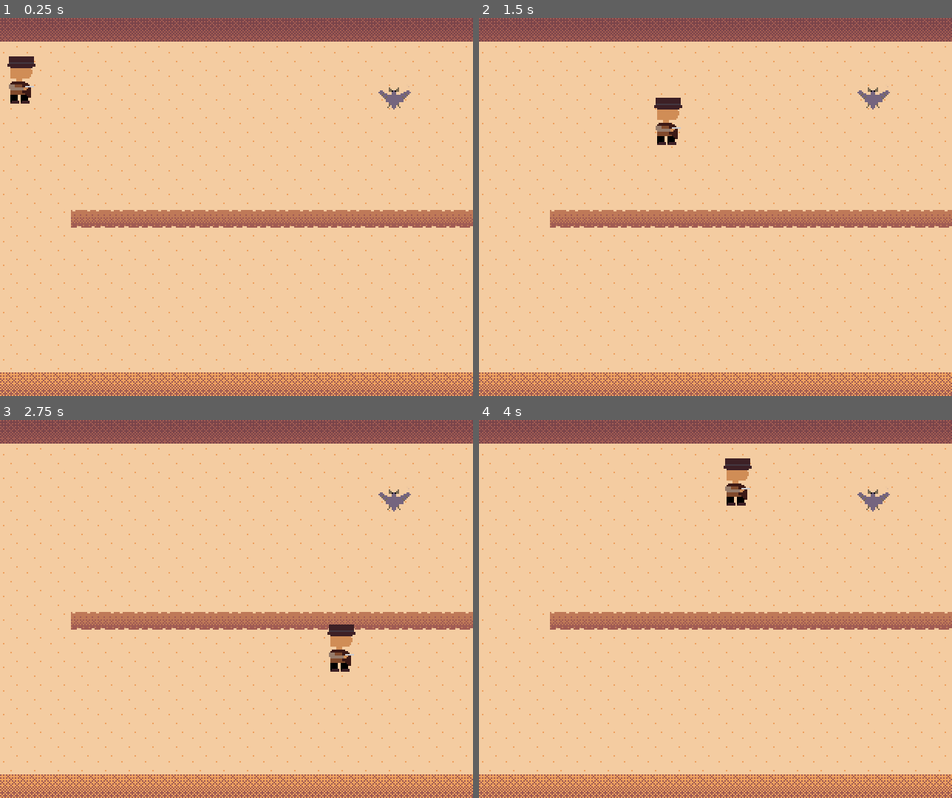
Above: before the commit, frames 1-4 (two rows, left to right).
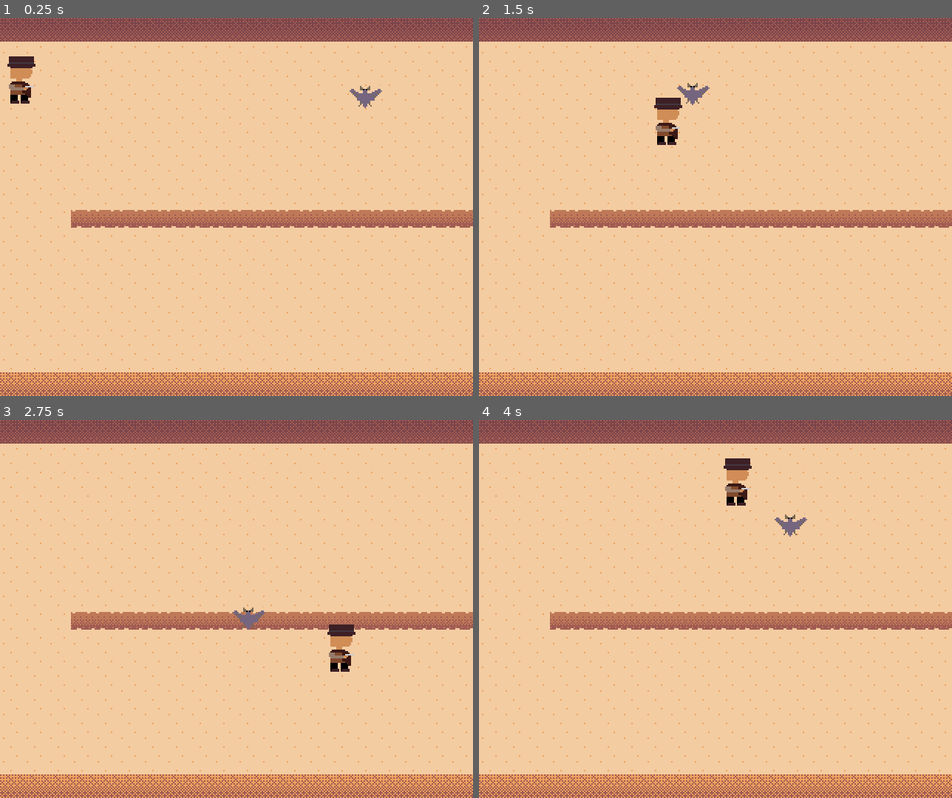
Above: after the commit, the same moments.

Repository: unpointysock/cowboy-goes-east
Game: Godot game, scene res://scenes/main.tscn
Two runs of this game, one before a commit and one after it. Both use one fixed random seed, a clock stepped at 60 frames per second and the inputs below.
Inputs:
- Up to frame 1 (0.25 s): no input
- Up to frame 2 (1.5 s): hold Right (ui_right) 0.53-1.28 s; hold Down (ui_down) from 1.28 s (still down)
- Up to frame 3 (2.75 s): release Down (ui_down) at 2.03 s; hold Right (ui_right) from 2.03 s (still down)
- Up to frame 4 (4 s): release Right (ui_right) at 2.78 s; hold Up (ui_up) 2.78-3.53 s; hold Left (ui_left) from 3.53 s (still down)

The runs differ from the first frame. In frame 1, 0.3% of the frame differs, in the area x 73-87%, y 17-25%; in frame 2, 0.3%, in the area x 41-87%, y 17-25%; in frame 3, 0.3%; in frame 4, 0.3%.

Commit message:
fixed PlayerData; new chase function

Diff:
--- a/cowboy-goes-east-game/scenes/enemies/bat.gd
+++ b/cowboy-goes-east-game/scenes/enemies/bat.gd
@@ -1,28 +1,33 @@
 extends "res://scenes/enemies/enemy.gd"
 
-#onready var playerSingleton = get_tree().get_root().find_node("player")
+const MIN_CHASE_DISTANCE = 5
 
 # Called when the node enters the scene tree for the first time.
 func _ready():
 	screen_size = get_viewport_rect().size
-	marg = 0
-	health = 1
-	acceleration = 200
-	maxSpeed = 325
-	friction = 2800
 	velocity = Vector2.ZERO
-
+#	below values will overwrite the export vars
+#	better to use export vars for easier tuning
+#	marg = 0
+#	health = 1
+#	acceleration = 800
+#	maxSpeed = 325
+#	friction = 2800
 
 
 # Called every frame. 'delta' is the elapsed time since the previous frame.
-func _physics_process(_delta):
-	#chase(delta, playerSingleton)
-	pass
+func _physics_process(delta):
+	var target
+	if PlayerData.player_pos:
+		target = PlayerData.player_pos
+		chase(delta, target)
 
 # Called in __physics_process() to translate the enem
 func __move_state(_delta):
+	# we can work on state machines at some point also!
 	pass
 
-func chase(delta, player):
-	velocity = velocity.move_toward(player.velocity, acceleration * delta)
-	velocity  = move_and_slide(velocity)
+func chase(delta, target):
+	velocity = position.direction_to(target) * ((acceleration * delta) + (friction * delta))
+	if position.distance_to(target) > MIN_CHASE_DISTANCE:
+		velocity = move_and_slide(velocity)
--- a/cowboy-goes-east-game/scenes/main.tscn
+++ b/cowboy-goes-east-game/scenes/main.tscn
@@ -4,20 +4,18 @@
 [ext_resource path="res://scenes/player/player.tscn" type="PackedScene" id=9]
 [ext_resource path="res://scenes/enemies/bat.tscn" type="PackedScene" id=10]
 
-[node name="main" type="Node"]
+[node name="main" type="YSort"]
 
-[node name="game" type="Node2D" parent="."]
+[node name="world_16" parent="." instance=ExtResource( 1 )]
 
-[node name="world_16" parent="game" instance=ExtResource( 1 )]
-
-[node name="bat1" parent="game" instance=ExtResource( 10 )]
+[node name="bat1" parent="." instance=ExtResource( 10 )]
 position = Vector2( 267, 55 )
 health = 1
-acceleration = 200
-maxSpeed = 325
-friction = 2800
+acceleration = 1000
+maxSpeed = 500
+friction = 4000
 
-[node name="player" parent="game" instance=ExtResource( 9 )]
+[node name="player" parent="." instance=ExtResource( 9 )]
 position = Vector2( 15, 42 )
 marg = 12
 
--- a/cowboy-goes-east-game/scenes/player/player.gd
+++ b/cowboy-goes-east-game/scenes/player/player.gd
@@ -1,6 +1,4 @@
 extends KinematicBody2D
-
-onready var player_data = get_node("/root/PlayerData")
 
 export (int) var marg = 16
 export (int) var health = 3
@@ -21,7 +19,7 @@
 func _physics_process(delta):
 	move_state(delta)
 	position.x = clamp(position.x, marg, (screen_size.x - marg))
-	player_data.player_pos = position
+	PlayerData.player_pos = position
 
 # Called every frame to change the velocity of the player according to input
 func move_state(delta):
